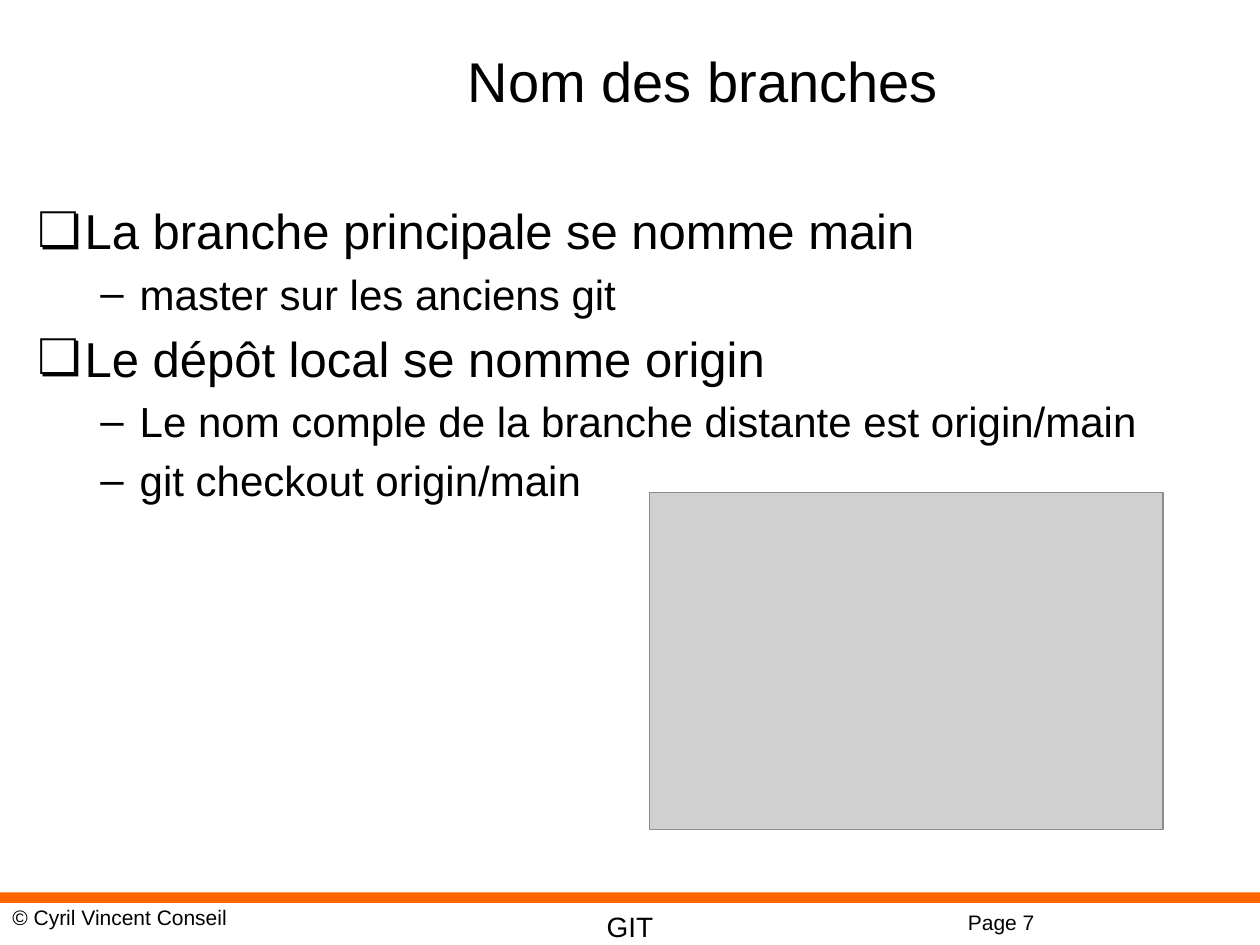
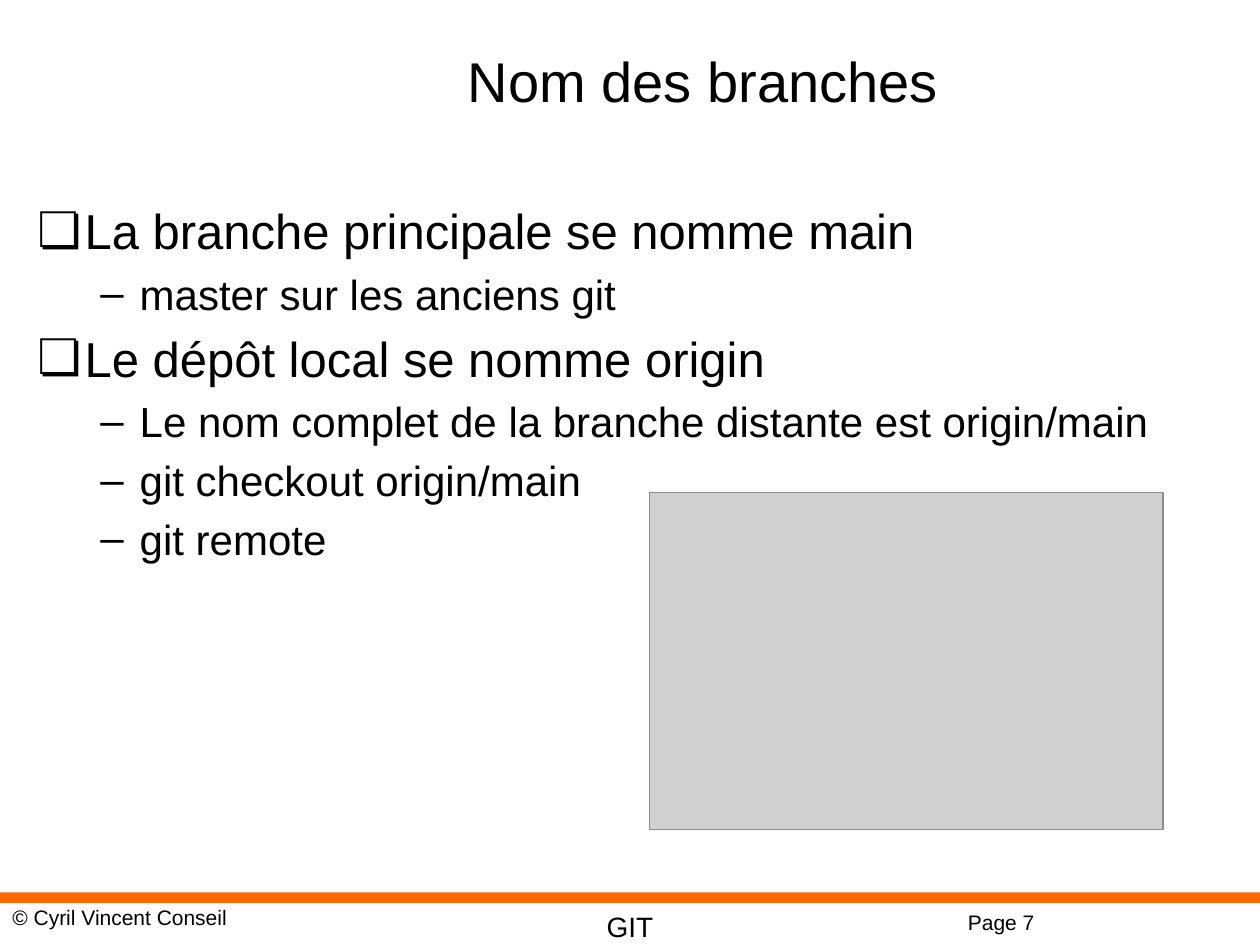
Before and after one commit to cyrilvincent/git, a slide deck: slide 7 of ppt/GIT03-Branches.pptx. Drawn at 1260x945 pixels with LibreOffice and Linux fonts; fonts in the diff are those of the drawing; grey boxes stand for pictures; background and template pictures are left out. Boxes give left, top, right and bottom in pixels: in the first picture for what was removed or moved away, otherwise in the second. Text is boxed around its words. In the diff, an @@ line names an element or a change of style, - is before the commit and + after.

```diff
--- a/ppt/GIT03-Branches.pptx
+++ b/ppt/GIT03-Branches.pptx
@@ text at (x1=140, y1=406, x2=1148, y2=446): text changed @@
-  – Le nom comple de la branche distante est origin/main
+  – Le nom complet de la branche distante est origin/main
@@ text at (x1=140, y1=524, x2=327, y2=563): paragraph added @@
+  – git remote
```
Also in this commit, not shown: 1 other slide changed, 1 other file.
